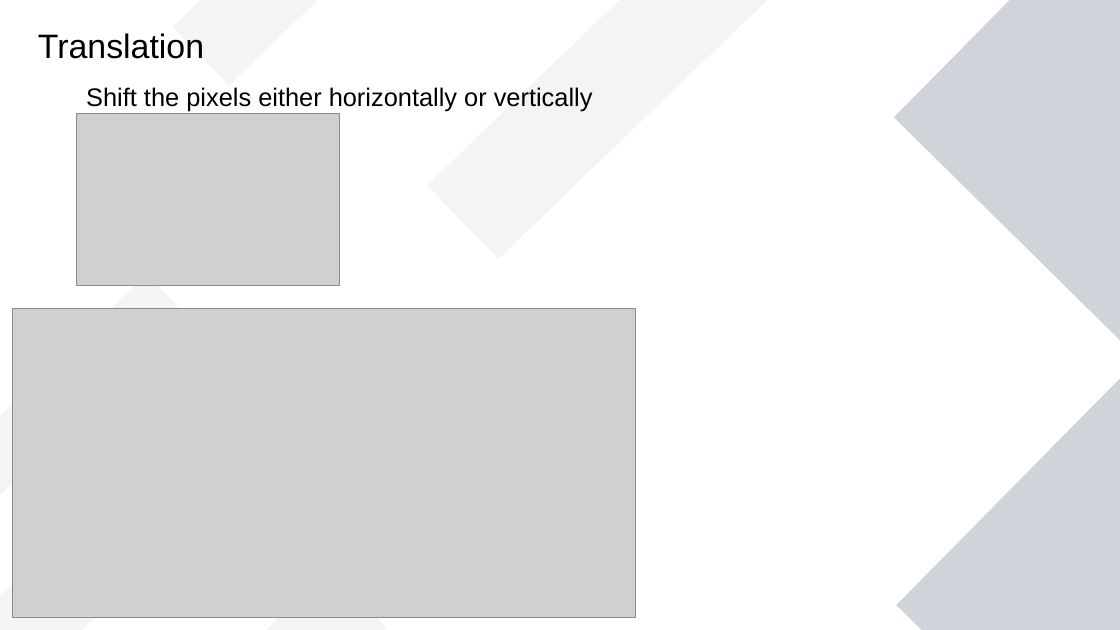
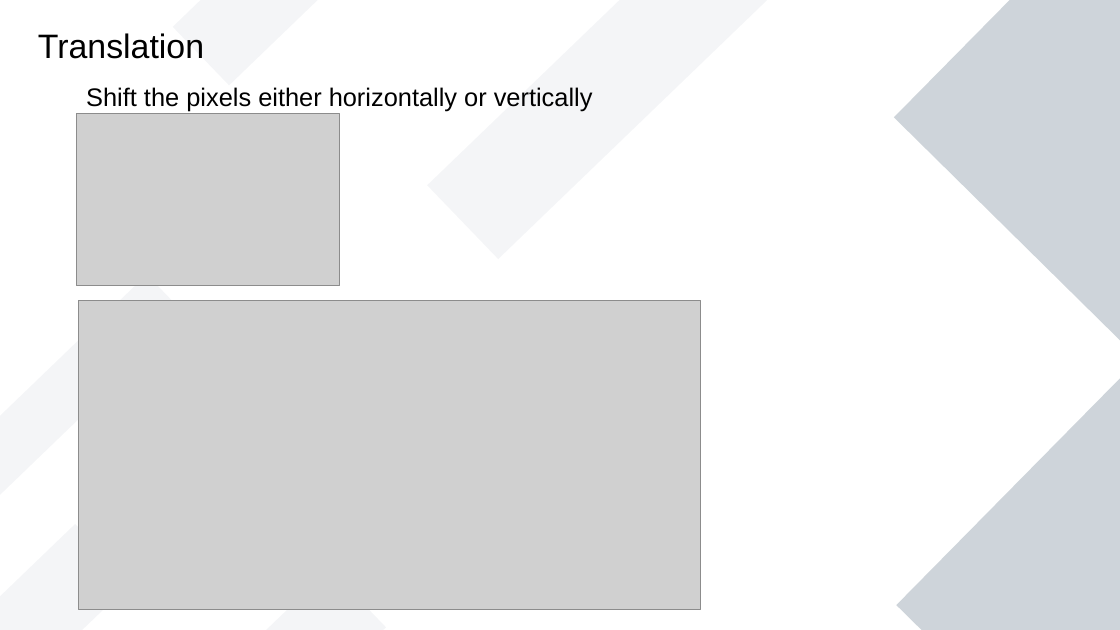
Before and after one commit to jendralhxr/imgproccompvis, a slide deck: slide 4 of geometrictransform.odp. Drawn at 1120x630 pixels with LibreOffice and Linux fonts; fonts in the diff are those of the drawing; grey boxes stand for pictures. Boxes give left, top, right and bottom in pixels: in the first picture for what was removed or moved away, otherwise in the second. Text is boxed around its words. In the diff, an @@ line names an element or a change of style, - is before the commit and + after.

```diff
--- a/geometrictransform.odp
+++ b/geometrictransform.odp
@@ fill #8D99AE at 10% opacity to #8D99AE at 9% opacity in 3 elements at (x1=123, y1=569, x2=386, y2=630), (x1=0, y1=524, x2=131, y2=630), (x1=0, y1=274, x2=186, y2=515) @@
@@ picture moved from (x1=13, y1=309, x2=636, y2=618) to (x1=78, y1=301, x2=701, y2=610) @@
```
Also in this commit, not shown: 7 other slides changed, 1 slide added, 1 other file.
